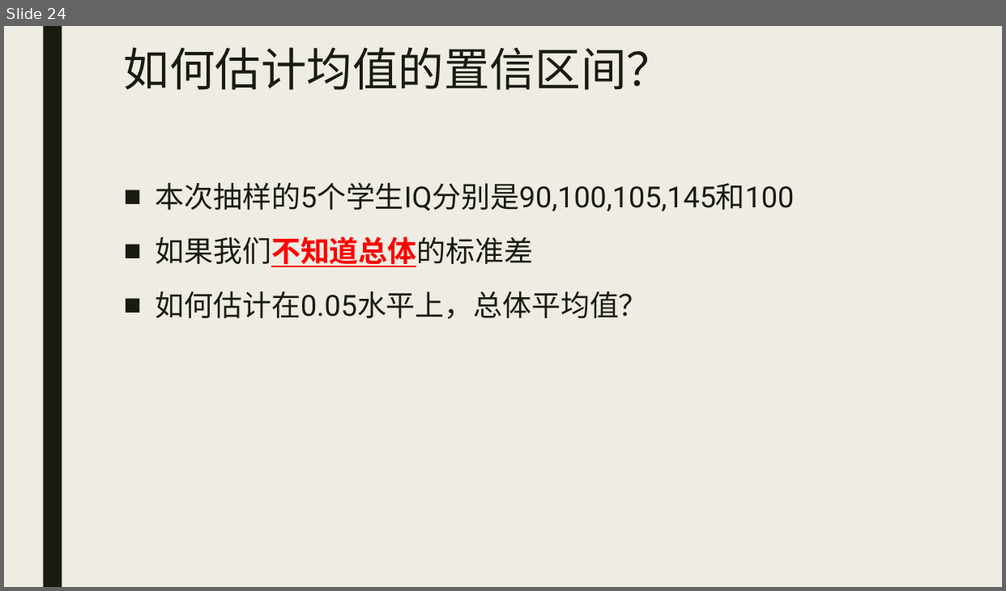
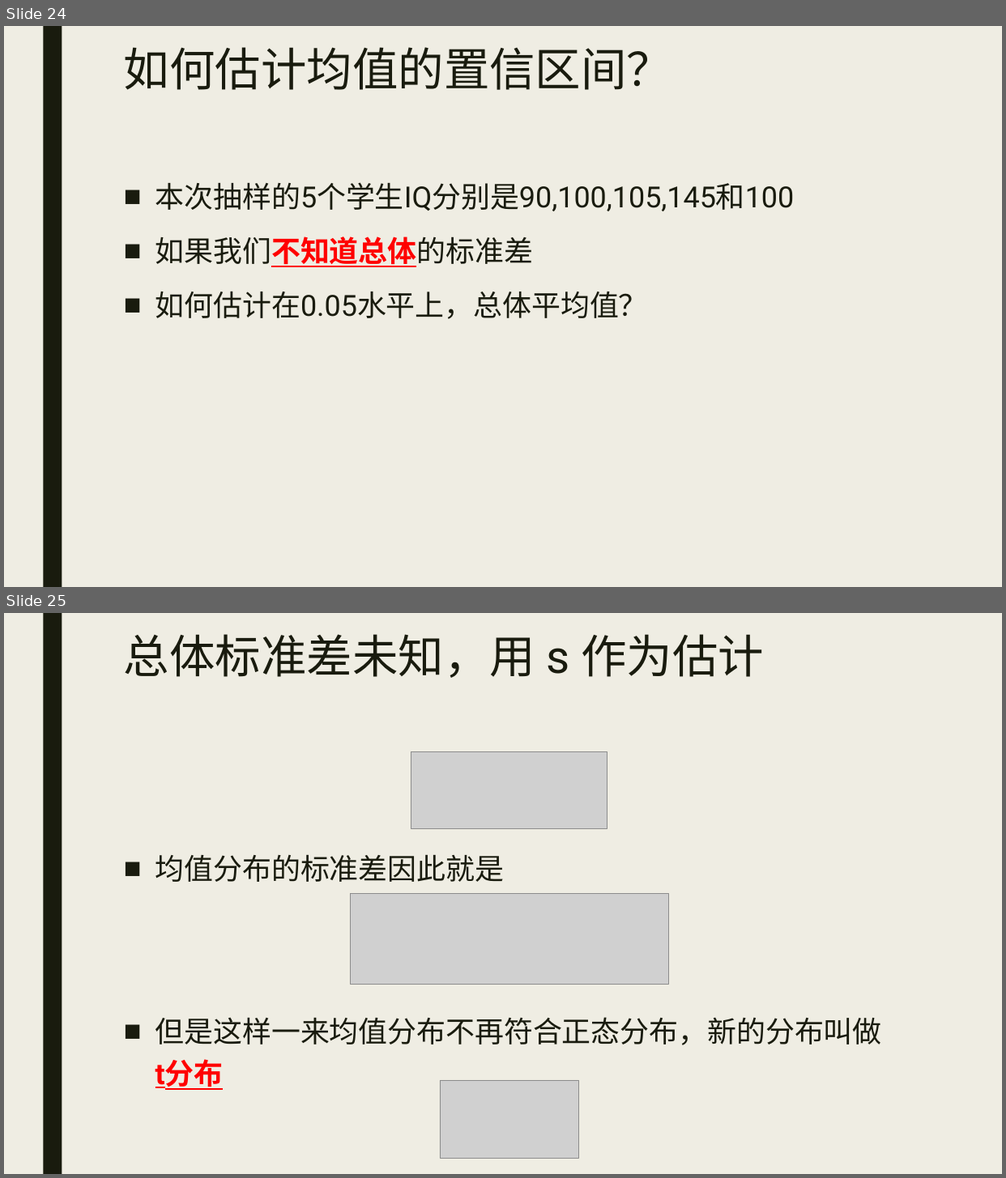
Before and after one commit to beneon/medstat, a slide deck: lect-2/lect-2.pptx. Shown one above the other, each under a label of ours: slide 24 before the commit, slides 24 and 25 after it. The pictures are 1006x591 and 1006x1178 pixels, drawn with LibreOffice and Linux fonts; fonts in the diff are those of the drawing; grey boxes stand for pictures. Boxes give left, top, right and bottom in pixels: in the first picture for what was removed or moved away, otherwise in the second. Text is boxed around its words. In the diff, an @@ line names an element or a change of style, - is before the commit and + after.

```diff
--- a/lect-2/lect-2.pptx
+++ b/lect-2/lect-2.pptx
@@ slide 25 added at [4, 613, 1002, 1174], background #EFEDE3; not listed: 1 template element that a slide beside it also shows @@
@@ title added at [124, 634, 764, 678], 44 pt, text #191B0E @@
+总体标准差未知，用 s 作为估计
@@ picture added at [411, 752, 607, 828] @@
@@ text added at [155, 855, 882, 1090], 28 pt, text #191B0E @@
+■ 均值分布的标准差因此就是
+■ 但是这样一来均值分布不再符合正态分布，新的分布叫做
+  t分布
@@ picture added at [350, 894, 668, 984] @@
@@ picture added at [440, 1081, 578, 1159] @@
```
Also in this commit, not shown: 12 other slides added, 3 other files.
